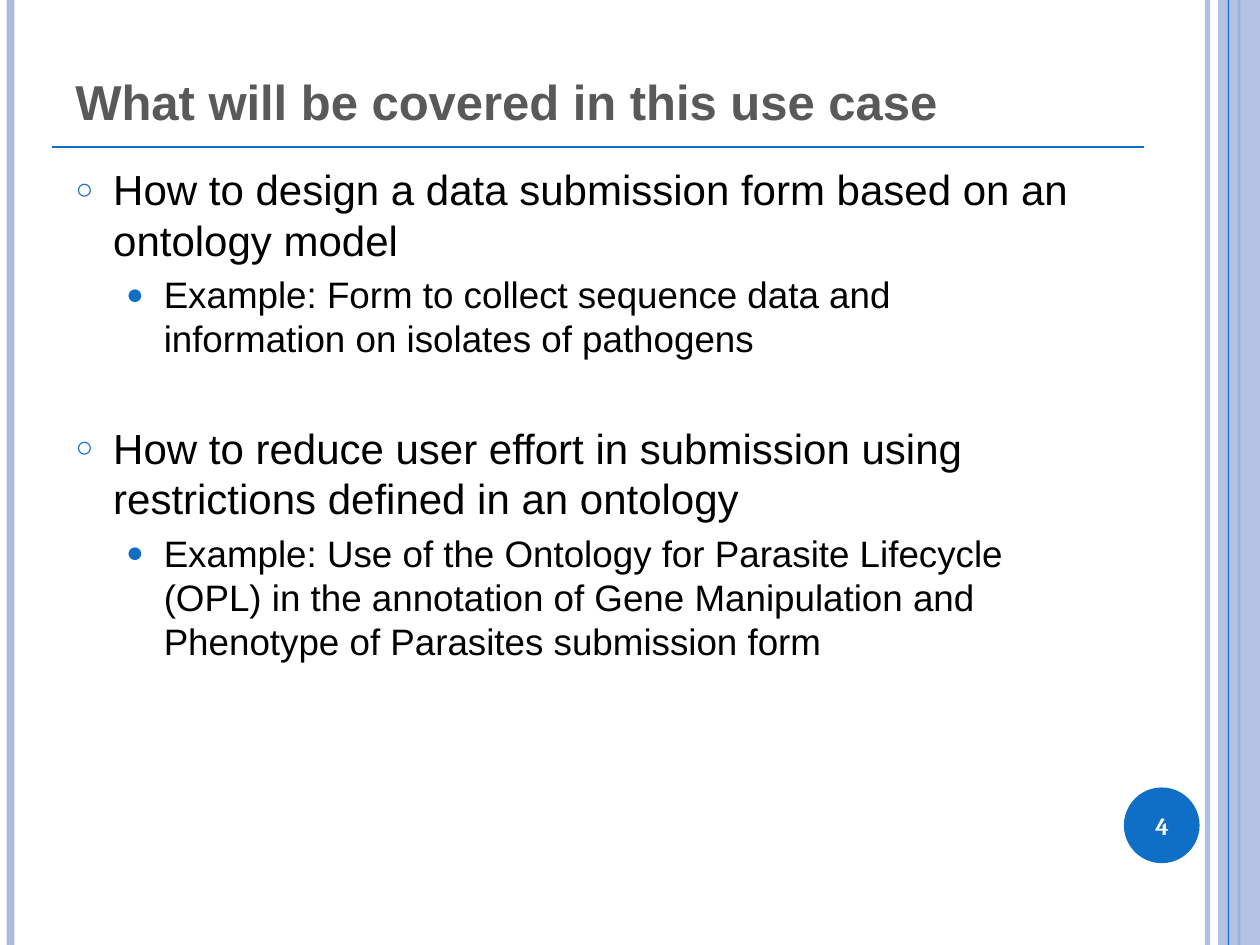
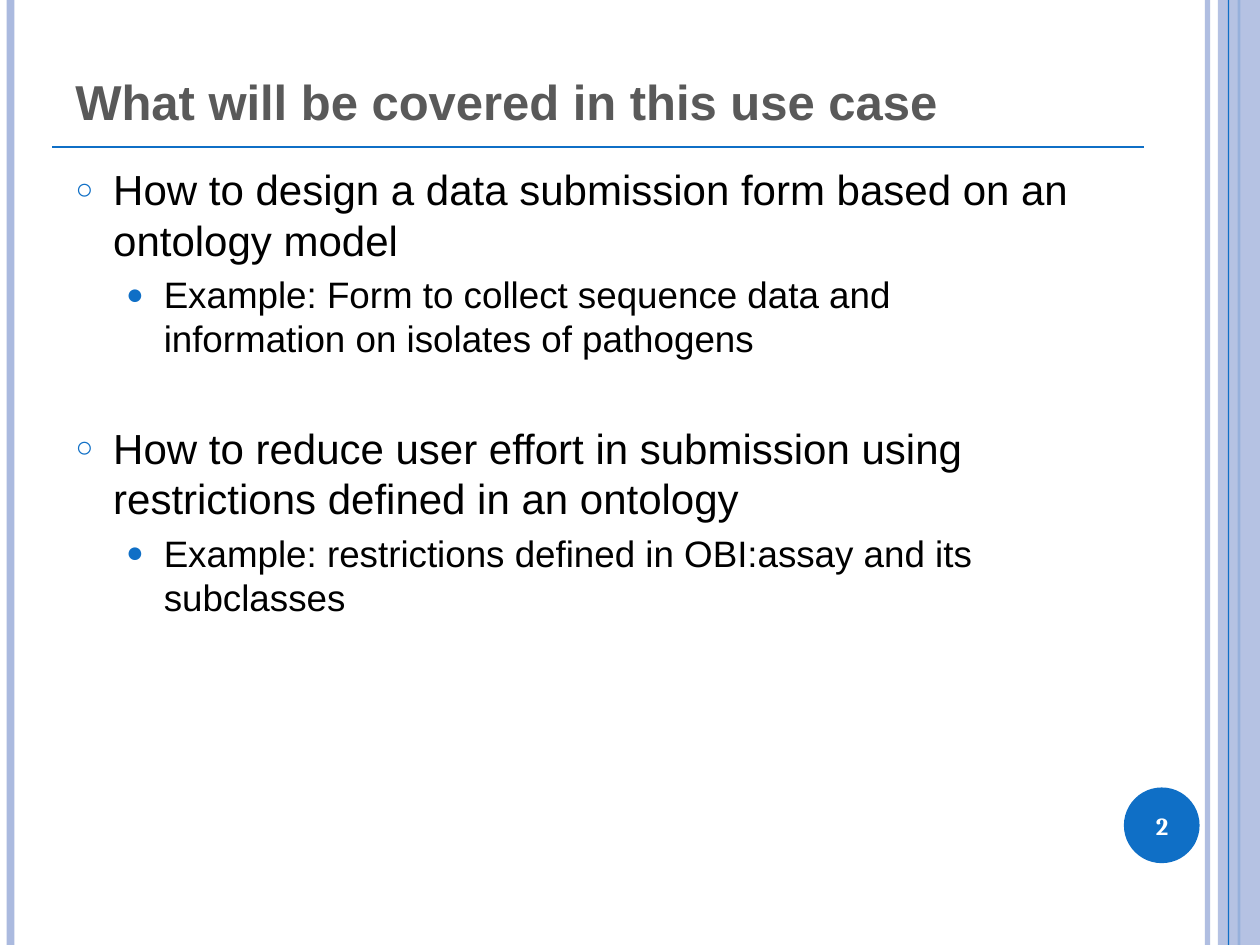
Before and after one commit to obi-ontology/obi-legacy-svn, a slide deck: slide 2 of trunk/docs/presentations/OBI tutorial July 2011 ICBO/EuPathDB.pptx (slide 4 before the commit). Drawn at 1260x945 pixels with LibreOffice and Linux fonts; fonts in the diff are those of the drawing. Boxes give left, top, right and bottom in pixels: in the first picture for what was removed or moved away, otherwise in the second. Text is boxed around its words. In the diff, an @@ line names an element or a change of style, - is before the commit and + after.

```diff
--- a/trunk/docs/presentations/OBI tutorial July 2011 ICBO/EuPathDB.pptx
+++ b/trunk/docs/presentations/OBI tutorial July 2011 ICBO/EuPathDB.pptx
@@ text at <box>164,540,972,612</box>: text changed @@
-  ● Example: Use of the Ontology for Parasite Lifecycle (OPL) in the annotation of Gene Manipulation and Phenotype of Parasites submission form
+  ● Example: restrictions defined in OBI:assay and its subclasses
@@ page number at <box>1156,818,1168,835</box>: text changed @@
-4
+2
```
Also in this commit, not shown: 1 other slide changed.
